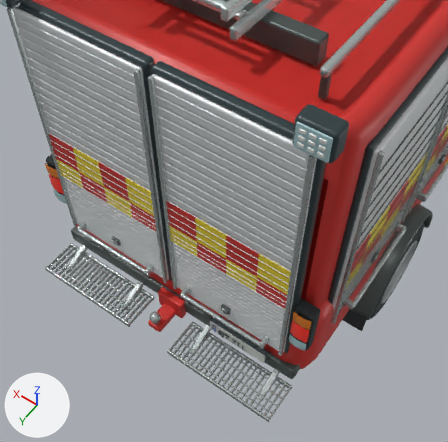
An edit to the Blender file source_blender/brandbil.blend, drawn before and after from the same camera.
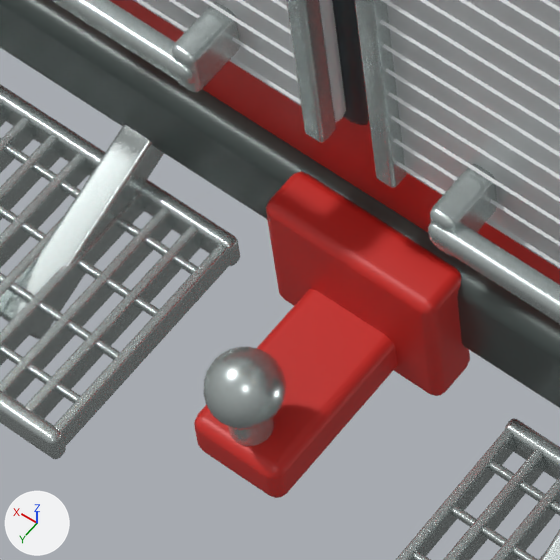
Each version is shown from a camera (50 mm lens) standing at (-1.775, 5.343, 5.008) and looking at (-0.032, 2.902, 1.172), then close up on the part from 27% to 44% of the width and 60% to 77% of the height. Arrows for +X, +Y and +Z are at lower left; the lights stay in place. The last two pictures show the newer version.

Script lines for the objects in view, before the commit:
```python
me_kub_342 = bpy.data.meshes.new('Kub.342')
me_kub_342.from_pydata(...)  # 96 vertices, 98 faces; spans x -0.357..0.357, y 0.396..0.424, z -0.016..0.016
me_kub_342.materials.append(mat_brushed_equipment_metal)  # light grey #c4cdcb
me_kub_346 = bpy.data.meshes.new('Kub.346')
me_kub_346.from_pydata(...)  # 96 vertices, 98 faces; spans x -0.5..0.5, y 0.37..0.45, z -0.79..1.25
me_kub_346.materials.append(mat_lettering_black)  # dark cyan #2c3c3f
me_kub_658 = bpy.data.meshes.new('Kub.658')
me_kub_658.from_pydata(...)  # 96 vertices, 98 faces; spans x -0.021..0.021, y 0.193..0.563, z 0.135..0.185
me_kub_658.materials.append(mat_brushed_equipment_metal)  # light grey #c4cdcb
ob_footboard_support_002 = bpy.data.objects.new('Footboard support.002', me_kub_658)
ob_footboard_support_002.parent = ob_fire_engine___swedish_rescue_pumper
ob_footboard_support_002.location = (0.34, 3.18, 0.718)
ob_footboard_support_002.rotation_euler = (-0.4, 0.0, 0.0)  # degrees (-23, 0, 0)
ob_rear_shutter_surround_001 = bpy.data.objects.new('Rear shutter surround.001', me_kub_346)
ob_rear_shutter_surround_001.parent = ob_fire_engine___swedish_rescue_pumper
ob_rear_shutter_surround_001.location = (0.51, 3.065, 1.8)
ob_shutter_lift_handle_006 = bpy.data.objects.new('Shutter lift handle.006', me_kub_342)
ob_shutter_lift_handle_006.parent = ob_fire_engine___swedish_rescue_pumper
ob_shutter_lift_handle_006.location = (-0.51, 3.197, 1.133)
# also in view: 'Rear roller blind.001' at (0.51, 3.525, 2.03); 'Rear roller blind' at (-0.51, 3.525, 2.03); 'Rear shutter slat lips.001' at (0.51, 3.552, 2.03); 'Lift handle bracket.012' at (-0.167, 3.575, 1.131); 'Ladder chassis' at (0.0, 0.12, 1.11)
```
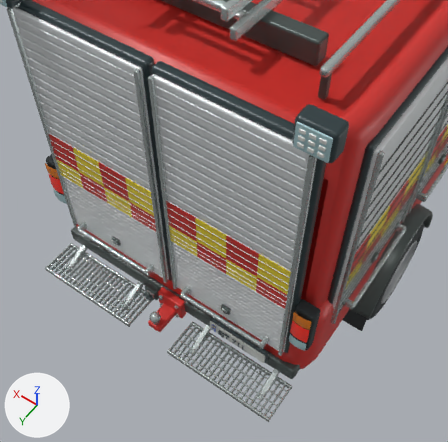
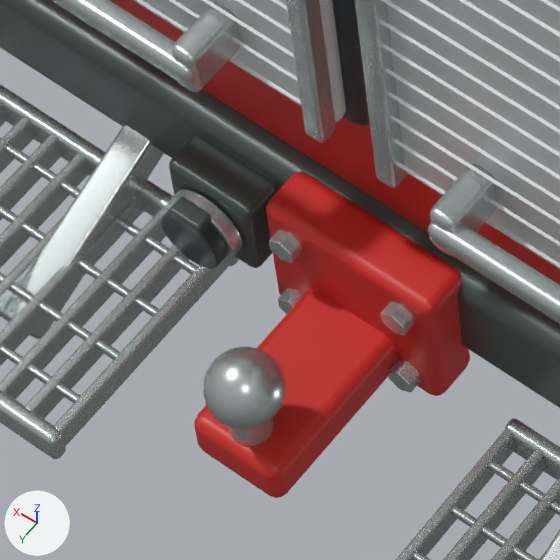
The edits, one by one:
Mesh me_kub_691_1 is new.
It has 96 vertices, 98 faces and spans x -0.0215..0.0215, y 0.3985..0.4215, z -0.0085..0.0085.
It uses material mat_graphite_trim (dark grey #4d5755).
Mesh me_cylinder_053 is new.
It has 192 vertices, 162 faces and spans x -0.04..0.04, y -0.04..0.04, z -0.419..-0.401.
It uses material mat_lettering_black (dark cyan #2c3c3f).
Mesh me_cylinder_052 is new.
It has 192 vertices, 162 faces and spans x -0.047..0.047, y -0.047..0.047, z -0.419..-0.401.
It uses material mat_brushed_equipment_metal (light grey #c4cdcb).
Mesh me_kub_690_1 is new.
It has 96 vertices, 98 faces and spans x -0.058..0.058, y 0.384..0.436, z -0.0605..0.0605.
It uses material mat_graphite_trim (dark grey #4d5755).
Mesh me_cylinder_051_1 is new.
It has 84 vertices, 80 faces and spans x -0.0156..0.0156, y -0.0176..0.0176, z -0.42..-0.4.
It uses material mat_brushed_equipment_metal (light grey #c4cdcb).
Mesh me_cylinder_050_1 is new.
It has 84 vertices, 80 faces and spans x -0.0156..0.0156, y -0.0176..0.0176, z -0.42..-0.4.
It uses material mat_brushed_equipment_metal (light grey #c4cdcb).
Mesh me_cylinder_049_1 is new.
It has 84 vertices, 80 faces and spans x -0.0156..0.0156, y -0.0176..0.0176, z -0.42..-0.4.
It uses material mat_brushed_equipment_metal (light grey #c4cdcb).
Mesh me_cylinder_048_1 is new.
It has 84 vertices, 80 faces and spans x -0.0156..0.0156, y -0.0176..0.0176, z -0.42..-0.4.
It uses material mat_brushed_equipment_metal (light grey #c4cdcb).
Object 'Trailer socket cap hinge' (ob_trailer_socket_cap_hinge) is new; it shows me_kub_691_1.
Its parent is ob_fire_engine___swedish_rescue_pumper.
Its location is (0.191, 3.206, 0.833).
Object 'Trailer socket weather cap' (ob_trailer_socket_weather_cap) is new; it shows me_cylinder_053.
Its parent is ob_fire_engine___swedish_rescue_pumper.
Its location is (0.191, 3.207, 0.79).
Its rotation in degrees is (90, 0, 0).
Object 'Trailer socket rim' (ob_trailer_socket_rim) is new; it shows me_cylinder_052.
Its parent is ob_fire_engine___swedish_rescue_pumper.
Its location is (0.191, 3.189, 0.79).
Its rotation in degrees is (90, 0, 0).
Object 'Trailer socket bracket' (ob_trailer_socket_bracket) is new; it shows me_kub_690_1.
Its parent is ob_fire_engine___swedish_rescue_pumper.
Its location is (0.191, 3.152, 0.79).
Object 'Tow flange bolt.003' (ob_tow_flange_bolt_003) is new; it shows me_cylinder_051_1.
Its parent is ob_fire_engine___swedish_rescue_pumper.
Its location is (0.076, 3.183, 0.851).
Its rotation in degrees is (90, 0, 0).
Object 'Tow flange bolt.002' (ob_tow_flange_bolt_002) is new; it shows me_cylinder_050_1.
Its parent is ob_fire_engine___swedish_rescue_pumper.
Its location is (0.076, 3.183, 0.729).
Its rotation in degrees is (90, 0, 0).
Object 'Tow flange bolt.001' (ob_tow_flange_bolt_001) is new; it shows me_cylinder_049_1.
Its parent is ob_fire_engine___swedish_rescue_pumper.
Its location is (-0.076, 3.183, 0.851).
Its rotation in degrees is (90, 0, 0).
Object 'Tow flange bolt' (ob_tow_flange_bolt) is new; it shows me_cylinder_048_1.
Its parent is ob_fire_engine___swedish_rescue_pumper.
Its location is (-0.076, 3.183, 0.729).
Its rotation in degrees is (90, 0, 0).

Boxes (x1, y1, x2, y2) around the edits, measured in the close-ups (560 x 560 px):
'Trailer socket bracket', added: after (169, 135, 276, 268)
'Trailer socket weather cap', added (dark cyan): after (161, 209, 227, 269)
'Trailer socket rim', added: after (167, 189, 243, 262)
'Trailer socket cap hinge', added: after (170, 197, 212, 235)
'Tow flange bolt.001', added: after (380, 301, 414, 336)
'Tow flange bolt.003', added: after (269, 229, 302, 263)
'Tow flange bolt', added: after (388, 359, 421, 393)
'Tow flange bolt.002', added: after (278, 288, 303, 314)
